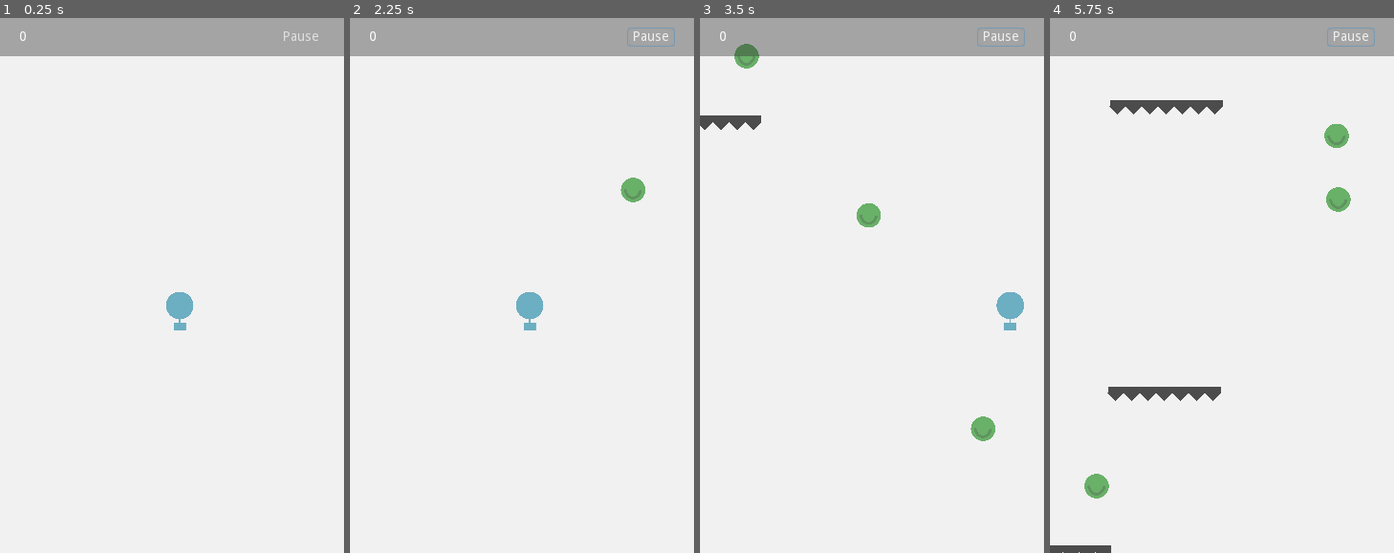
Above: before the commit, frames 1-4 (left to right).
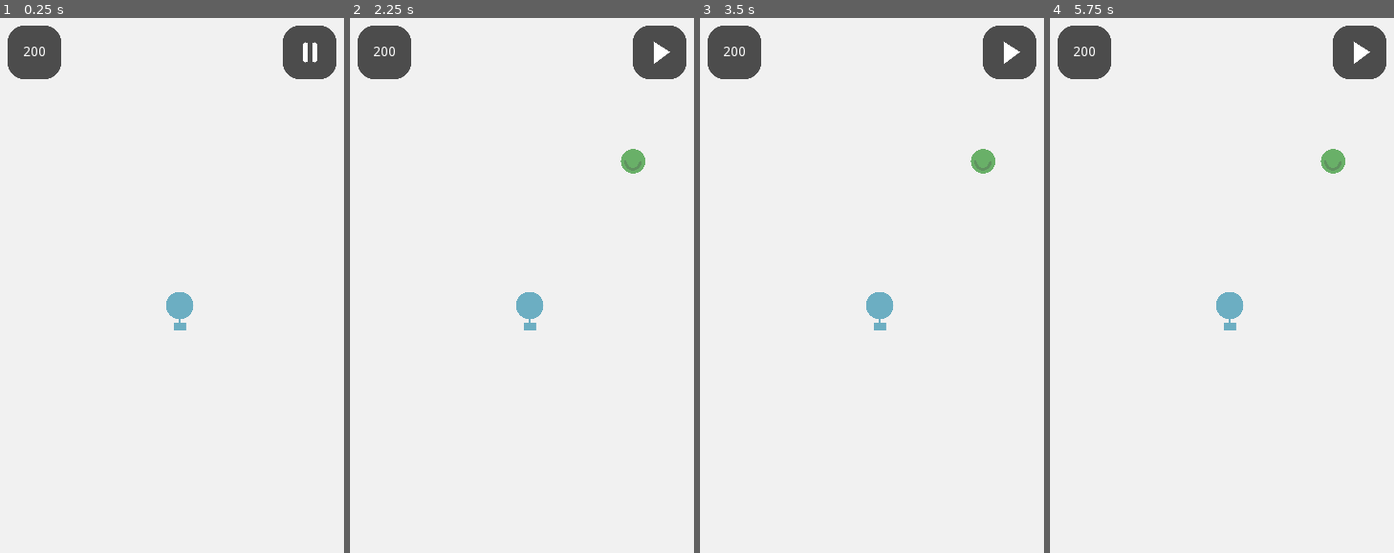
Above: after the commit, the same moments.

Repository: efenstakes/psnn
Game: Godot game, scene res://scenes/PSNN.tscn
Two runs of this game, one before a commit and one after it. Both use one fixed random seed, a clock stepped at 60 frames per second and the inputs below.
Inputs (mouse positions are in pixels of both pictures, inside the frame that each line leads up to):
- Up to frame 1 (0.25 s): no input
- Up to frame 2 (2.25 s): click (652, 39) at 0.5 s, where only the run before the commit has a clickable "Pause"; click (645, 39) at 1.25 s, where only the run before the commit has a clickable "Resume"; click (659, 50) at 2.02 s
- Up to frame 3 (3.5 s): hold Right (ui_right) from 2.78 s (still down)
- Up to frame 4 (5.75 s): release Right (ui_right) at 3.53 s; hold Left (ui_left) 3.53-4.28 s; hold Right (ui_right) from 4.28 s (still down)

The runs differ from the first frame. In frame 1, 8.3% of the frame differs, in the area x 0-100%, y 0-12%; in frame 2, 8.8%; in frame 3, 10%; in frame 4, 11%, in the area x 0-100%, y 0-100%.

Commit message:
update layout & logic

Diff:
--- a/scenes/HUD.tscn
+++ b/scenes/HUD.tscn
@@ -1,49 +1,65 @@
-[gd_scene load_steps=2 format=2]
+[gd_scene load_steps=4 format=2]
 
 [ext_resource path="res://scripts/HUD.gd" type="Script" id=1]
+[ext_resource path="res://assets/round_box_black.png" type="Texture" id=2]
+[ext_resource path="res://assets/pause_button.png" type="Texture" id=4]
 
 [node name="HUD" type="CanvasLayer"]
 script = ExtResource( 1 )
 
-[node name="ColorRect" type="ColorRect" parent="."]
+[node name="VBoxContainer" type="VBoxContainer" parent="."]
 anchor_right = 1.0
-rect_min_size = Vector2( 0, 40 )
-color = Color( 0.156863, 0.152941, 0.152941, 0.380392 )
+anchor_bottom = 1.0
+margin_left = 8.0
+margin_top = 8.0
+margin_right = -8.0
 __meta__ = {
 "_edit_use_anchors_": false
 }
 
-[node name="HBoxContainer" type="HBoxContainer" parent="ColorRect"]
-anchor_right = 1.0
-margin_left = 20.0
-margin_right = -20.0
-margin_bottom = 40.0
-rect_min_size = Vector2( 0, 40 )
+[node name="HBoxContainer" type="HBoxContainer" parent="VBoxContainer"]
+margin_right = 344.0
+margin_bottom = 56.0
+
+[node name="NinePatchRect" type="NinePatchRect" parent="VBoxContainer/HBoxContainer"]
+margin_right = 56.0
+margin_bottom = 56.0
+rect_min_size = Vector2( 56, 56 )
+size_flags_horizontal = 4
+size_flags_vertical = 4
+texture = ExtResource( 2 )
+
+[node name="Score" type="Label" parent="VBoxContainer/HBoxContainer/NinePatchRect"]
+anchor_left = 0.5
+anchor_top = 0.5
+anchor_right = 0.5
+anchor_bottom = 0.5
+margin_left = -12.0
+margin_top = -7.0
+margin_right = 12.0
+margin_bottom = 7.0
+text = "200"
 __meta__ = {
 "_edit_use_anchors_": false
 }
 
-[node name="Score" type="Label" parent="ColorRect/HBoxContainer"]
-margin_top = 13.0
-margin_right = 8.0
-margin_bottom = 27.0
-text = "0"
+[node name="ColorRect" type="ColorRect" parent="VBoxContainer/HBoxContainer"]
+margin_left = 60.0
+margin_top = 28.0
+margin_right = 284.0
+margin_bottom = 28.0
+size_flags_horizontal = 3
+size_flags_vertical = 4
 
-[node name="ColorRect" type="ColorRect" parent="ColorRect/HBoxContainer"]
-margin_left = 12.0
-margin_right = 266.0
-margin_bottom = 40.0
-size_flags_horizontal = 3
-color = Color( 1, 1, 1, 0 )
+[node name="TextureButton" type="TextureButton" parent="VBoxContainer/HBoxContainer"]
+margin_left = 288.0
+margin_right = 344.0
+margin_bottom = 56.0
+rect_min_size = Vector2( 56, 56 )
+size_flags_horizontal = 0
+size_flags_vertical = 0
+texture_normal = ExtResource( 4 )
+expand = true
+stretch_mode = 5
 
-[node name="Button" type="Button" parent="ColorRect/HBoxContainer"]
-margin_left = 270.0
-margin_top = 10.0
-margin_right = 320.0
-margin_bottom = 30.0
-size_flags_horizontal = 8
-size_flags_vertical = 4
-text = "Pause"
-flat = true
-
-[connection signal="pressed" from="ColorRect/HBoxContainer/Button" to="." method="_on_Button_pressed"]
+[connection signal="pressed" from="VBoxContainer/HBoxContainer/TextureButton" to="." method="_on_TextureButton_pressed"]
--- a/scripts/HUD.gd
+++ b/scripts/HUD.gd
@@ -1,33 +1,33 @@
 extends CanvasLayer
 
 
-onready var ScoreLabel := $ColorRect/HBoxContainer/Score
+onready var ScoreLabel := $VBoxContainer/HBoxContainer/NinePatchRect/Score
+onready var PauseResumeButton: TextureButton = $VBoxContainer/HBoxContainer/TextureButton
 
+
+
+onready var PauseTexture := load("res://assets/pause_button.png")
+onready var ResumeTexture := load("res://assets/play_button.png")
 
 
 # Called when the node enters the scene tree for the first time.
 func _ready():
 	pause_mode = Node.PAUSE_MODE_PROCESS
+	PauseResumeButton.texture_normal = PauseTexture
 	EventManager.connect("new_score", self, "_on_NewScore")
 	EventManager.connect("new_game", self, "_on_NewGame")
 
 
 func _on_NewGame(score):
+	print("new game in HUD")
 	ScoreLabel.text = str( 0 )
 
 func _on_NewScore(score):
+	print("new score _on_NewScore in HUD")
 	ScoreLabel.text = str( score )
 
 
-func _on_Button_pressed():
-	if get_tree().paused:
-		GameManager.unpause_game()
-		$ColorRect/HBoxContainer/Button.text = "Pause"
-	else:
-		GameManager.pause_game()
-		$ColorRect/HBoxContainer/Button.text = "Resume"
 
-#
 #func _process(delta):
 #	if Input.is_action_just_pressed("ui_cancel"):
 #		if get_tree().paused:
@@ -44,3 +44,15 @@
 #
 #	if get_tree().paused:
 #		GameManager.unpause_game()
+
+
+
+func _on_TextureButton_pressed():
+	if get_tree().paused:
+		print("ResumeTexture")
+		PauseResumeButton.texture_normal = PauseTexture
+		GameManager.unpause_game()
+	else:
+		print("PauseTexture")
+		PauseResumeButton.texture_normal = ResumeTexture
+		GameManager.pause_game()
